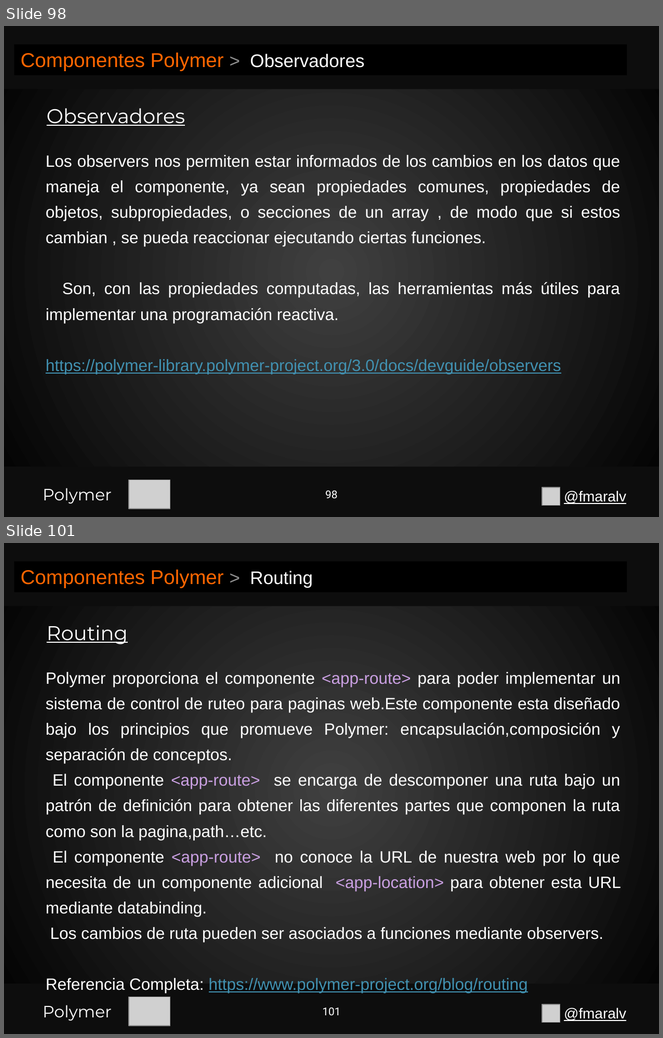
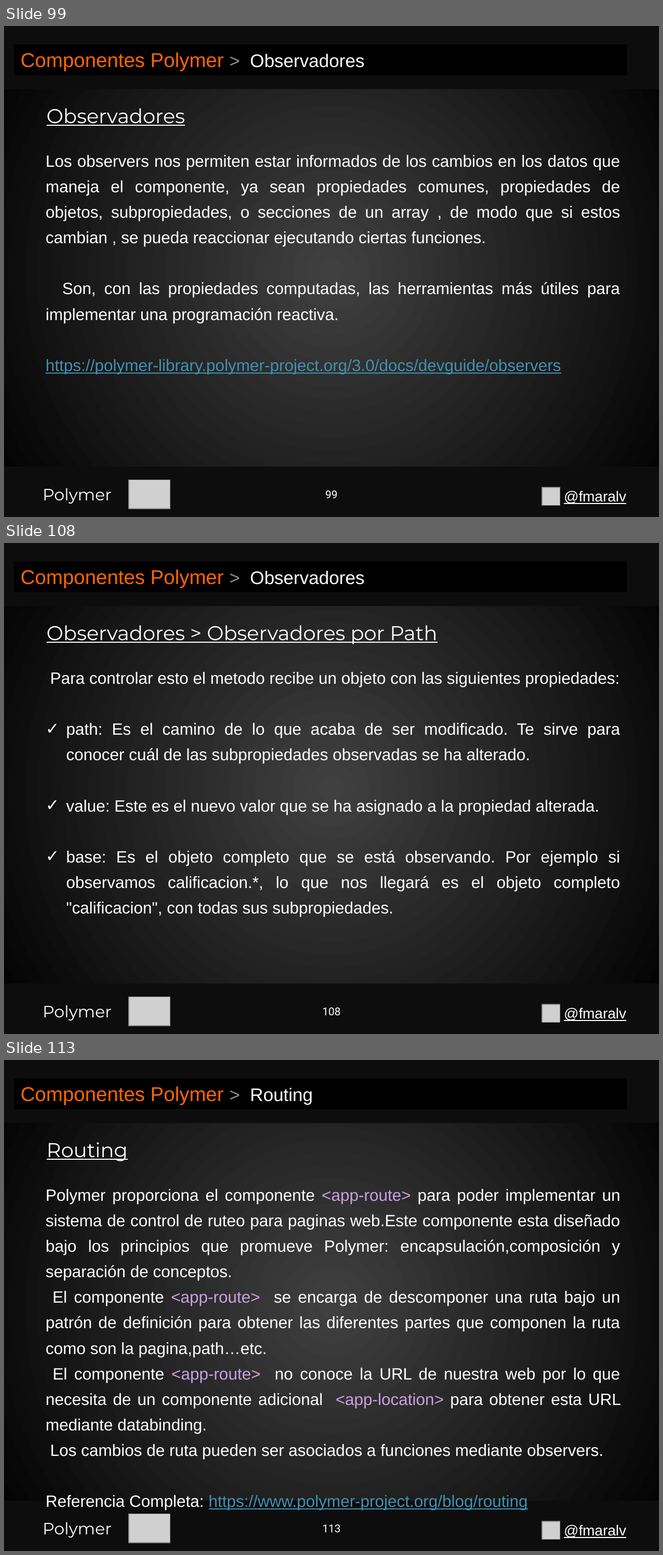
Before and after one commit to fmaralv/Presentacion, a slide deck: Polymer.pptx. Shown one above the other, each under a label of ours: slides 98 and 101 before the commit, slides 99, 108 and 113 after it; the slides between them are not shown. The pictures are 663x1038 and 663x1555 pixels, drawn with LibreOffice and Linux fonts; fonts in the diff are those of the drawing; grey boxes stand for pictures. Boxes give left, top, right and bottom in pixels: in the first picture for what was removed or moved away, otherwise in the second. Text is boxed around its words. In the diff, an @@ line names an element or a change of style, - is before the commit and + after.

```diff
--- a/Polymer.pptx
+++ b/Polymer.pptx
@@ slide 108 added at (x1=4, y1=543, x2=659, y2=1034), background gradient #404040 to #000000 @@
@@ rectangle added at (x1=4, y1=543, x2=659, y2=606), fill #0D0D0D @@
@@ rectangle added at (x1=14, y1=561, x2=627, y2=592), fill #000000, 22 pt, text #FF6600 @@
+Componentes Polymer > Observadores
@@ text added at (x1=47, y1=625, x2=437, y2=644), 22 pt, text #FFFFFF, underline @@
+Observadores > Observadores por Path
@@ text added at (x1=50, y1=672, x2=620, y2=917), 18 pt, text #FFFFFF @@
+Para controlar esto el metodo recibe un objeto con las siguientes propiedades:
+✓ path: Es el camino de lo que acaba de ser modificado. Te sirve para conocer cuál de las subpropiedades observadas se ha alterado.
+✓ value: Este es el nuevo valor que se ha asignado a la propiedad alterada.
+✓ base: Es el objeto completo que se está observando. Por ejemplo si observamos calificacion.*, lo que nos llegará es el objeto completo "calificacion", con todas sus subpropiedades.
@@ rectangle added at (x1=4, y1=984, x2=659, y2=1034), fill #0D0D0D @@
@@ rectangle added at (x1=4, y1=984, x2=659, y2=1034), fill #0D0D0D @@
@@ text added at (x1=42, y1=1005, x2=112, y2=1021), 18 pt, text #FFFFFF @@
+Polymer
@@ picture added at (x1=129, y1=997, x2=170, y2=1026) @@
@@ page number added at (x1=322, y1=1008, x2=340, y2=1016), 12 pt, text #FFFFFF @@
+108
@@ picture added at (x1=542, y1=1005, x2=560, y2=1023) @@
@@ text added at (x1=564, y1=1008, x2=626, y2=1021), 16 pt, text #FFFFFF, underline @@
+@fmaralv
@@ what was slide 98 is now slide 99 @@
@@ page number at (x1=325, y1=491, x2=338, y2=499): text changed @@
-98
+99
@@ what was slide 101 is now slide 113 @@
@@ page number at (x1=322, y1=1525, x2=340, y2=1533): text changed @@
-101
+113
```
Also in this commit, not shown: 3 slides changed, 19 other slides added.
